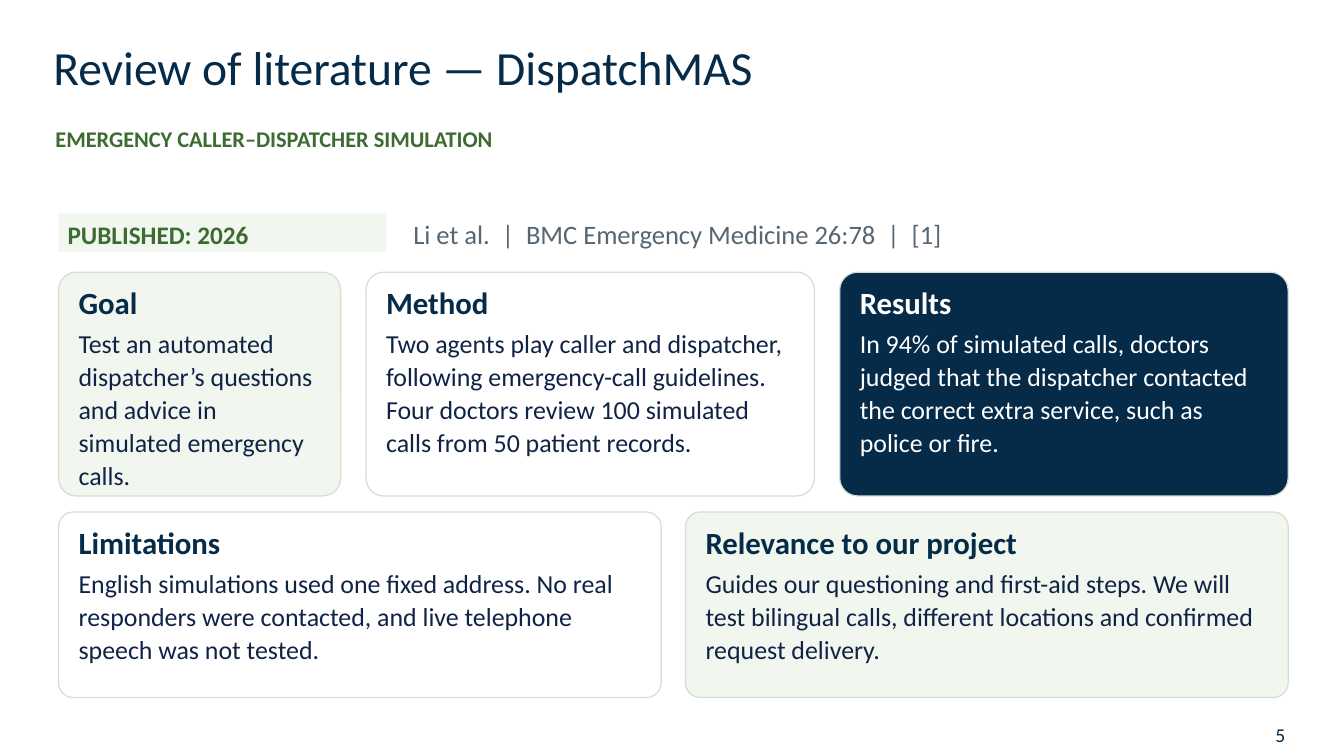
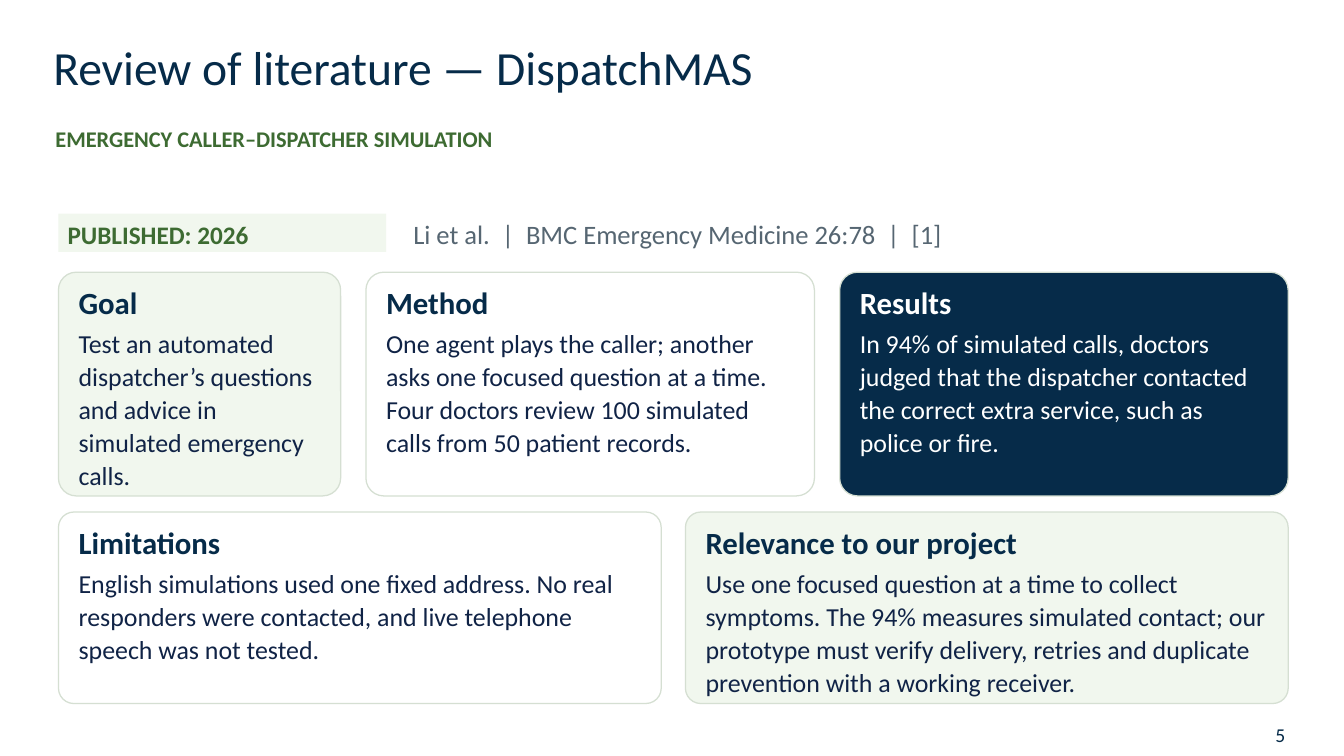
Before and after one commit to 3bdoo04/Uni-Grad, a slide deck: slide 5 of Review/Presentation/Uni-Grad - Midterm Presentation.pptx. Drawn at 1344x756 pixels with LibreOffice and Linux fonts; fonts in the diff are those of the drawing; background and template pictures are left out. Boxes give left, top, right and bottom in pixels: in the first picture for what was removed or moved away, otherwise in the second. Text is boxed around its words. In the diff, an @@ line names an element or a change of style, - is before the commit and + after.

```diff
--- a/Review/Presentation/Uni-Grad - Midterm Presentation.pptx
+++ b/Review/Presentation/Uni-Grad - Midterm Presentation.pptx
@@ text at [386, 335, 766, 457]: text changed @@
-Two agents play caller and dispatcher, following emergency-call guidelines. Four doctors review 100 simulated calls from 50 patient records.
+One agent plays the caller; another asks one focused question at a time. Four doctors review 100 simulated calls from 50 patient records.
@@ rounded rectangle: place and size @@
-rounded rectangle at [58, 512, 661, 698]
+rounded rectangle at [58, 512, 661, 704]
@@ rounded rectangle: place and size @@
-rounded rectangle at [686, 512, 1289, 698]
+rounded rectangle at [686, 512, 1289, 704]
@@ text at [706, 575, 1265, 697]: text changed @@
-Guides our questioning and first-aid steps. We will test bilingual calls, different locations and confirmed request delivery.
+Use one focused question at a time to collect symptoms. The 94% measures simulated contact; our prototype must verify delivery, retries and duplicate prevention with a working receiver.
```
Also in this commit, not shown: 1 other slide changed, 17 other files.
